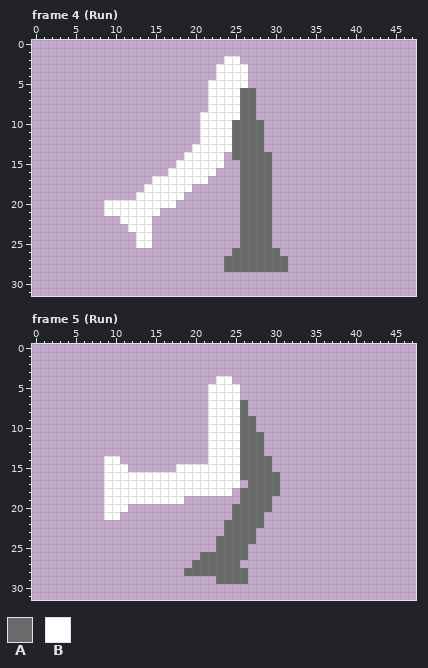
Edited in one commit: pixel-art file (Sprites/Pawns/Pawn_12/Pawn_12.aseprite). Above: the version before the commit.
48x64 pixels, 31 frames. Shown: frame 4 (Run), frame 5 (Run). The old version is drawn lined up with the new one, on the new canvas. The commit also changed other frames, which this record leaves out.
Visible layers, top first: "Layer 8", "12 Foot Front", "12 Leg Front", "12 Foot Back", "12 Leg Back".
Palette (. is transparent): A #696a6a  B #ffffff
Pixels before, frame 4 (Run), first column x 9:
 2 ...............BB......
 3 ..............BBBB.....
 4 ..............BBBB.....
 5 .............BBBBB.....
 6 .............BBBBAA....
 7 .............BBBBAA....
 8 .............BBBBAA....
 9 ............BBBBBAA....
10 ............BBBBAAAA...
11 ............BBBBAAAA...
12 ............BBBBAAAA...
13 ...........BBBBBAAAA...
14 ..........BBBBB.AAAAA..
15 .........BBBBBB..AAAA..
16 ........BBBBBB...AAAA..
17 ......BBBBBBB....AAAA..
18 .....BBBBBB......AAAA..
19 ....BBBBBB.......AAAA..
20 BBBBBBBBB........AAAA..
21 BBBBBBB..........AAAA..
22 ..BBBB...........AAAA..
23 ...BBB...........AAAA..
24 ....BB...........AAAA..
25 ....BB...........AAAA..
26 ................AAAAAA.
27 ...............AAAAAAAA
28 ...............AAAAAAAA
Pixels before, frame 5 (Run), first column x 9:
 4 ..............BB......
 5 .............BBBB.....
 6 .............BBBB.....
 7 .............BBBBA....
 8 .............BBBBA....
 9 .............BBBBAA...
10 .............BBBBAA...
11 .............BBBBAAA..
12 .............BBBBAAA..
13 .............BBBBAAA..
14 BB...........BBBBAAAA.
15 BBB......BBBBBBBBAAAA.
16 BBBBBBBBBBBBBBBBBAAAAA
17 BBBBBBBBBBBBBBBBB.AAAA
18 BBBBBBBBBBBBBBBB.AAAAA
19 BBBBBBBBBB.......AAAA.
20 BBB.............AAAAA.
21 BB..............AAAA..
22 ...............AAAAA..
23 ...............AAAA...
24 ..............AAAAA...
25 ..............AAAA....
26 ............AAAAAA....
27 ...........AAAAAA.....
28 ..........AAAAAAAA....
29 ..............AAAA....
The same view after the edit:
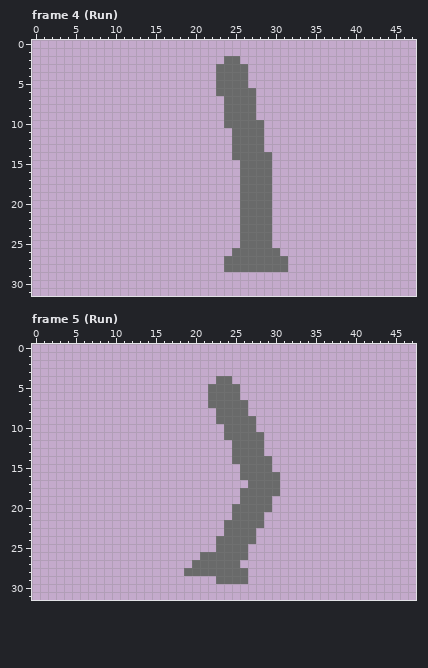
Commit: a lot added crossbow maybe a pawn bunch of otherstuff i dont know i havent left the house
Difference:
canvas 48x64 -> 48x32, the old top-left corner now at 0,-28 (the part of the old canvas that was cut away was empty and is not shown)
Frame 4 (Run):
y 2: x 24..25 BB -> AA
y 3..4: x 23..26 BBBB -> AAAA
y 5: x 22..26 BBBBB -> .AAAA
y 6: x 22..25 BBBB -> .AAA
y 7..8: x 22..25 BBBB -> ..AA
y 9: x 21..25 BBBBB -> ...AA
y 10: x 21..24 BBBB -> ...A
y 11..12: x 21..24 BBBB -> ....
y 13: x 20..24 BBBBB -> .....
y 14: x 19..23 BBBBB -> .....
y 15: x 18..23 BBBBBB -> ......
y 16: x 17..22 BBBBBB -> ......
y 17: x 15..21 BBBBBBB -> .......
y 18: x 14..19 BBBBBB -> ......
y 19: x 13..18 BBBBBB -> ......
y 20: x 9..17 BBBBBBBBB -> .........
y 21: x 9..15 BBBBBBB -> .......
y 22: x 11..14 BBBB -> ....
y 23: x 12..14 BBB -> ...
y 24..25: x 13..14 BB -> ..
Frame 5 (Run):
y 4: x 23..24 BB -> AA
y 5..7: x 22..25 BBBB -> AAAA
y 8..9: x 22..25 BBBB -> .AAA
y 10..11: x 22..25 BBBB -> ..AA
y 12..13: x 22..25 BBBB -> ...A
y 14: x 9..10 BB -> ..; x 22..25 BBBB -> ...A
y 15: x 9..11 BBB -> ...; x 18..25 BBBBBBBB -> ........
y 16..17: x 9..25 BBBBBBBBBBBBBBBBB -> .................
y 18: x 9..24 BBBBBBBBBBBBBBBB -> ................
y 19: x 9..18 BBBBBBBBBB -> ..........
y 20: x 9..11 BBB -> ...
y 21: x 9..10 BB -> ..
Changed places in both pictures, as pixel boxes (x1, y1, x2, y2):
changed: (104, 56, 248, 248)
changed: (104, 376, 240, 520)
